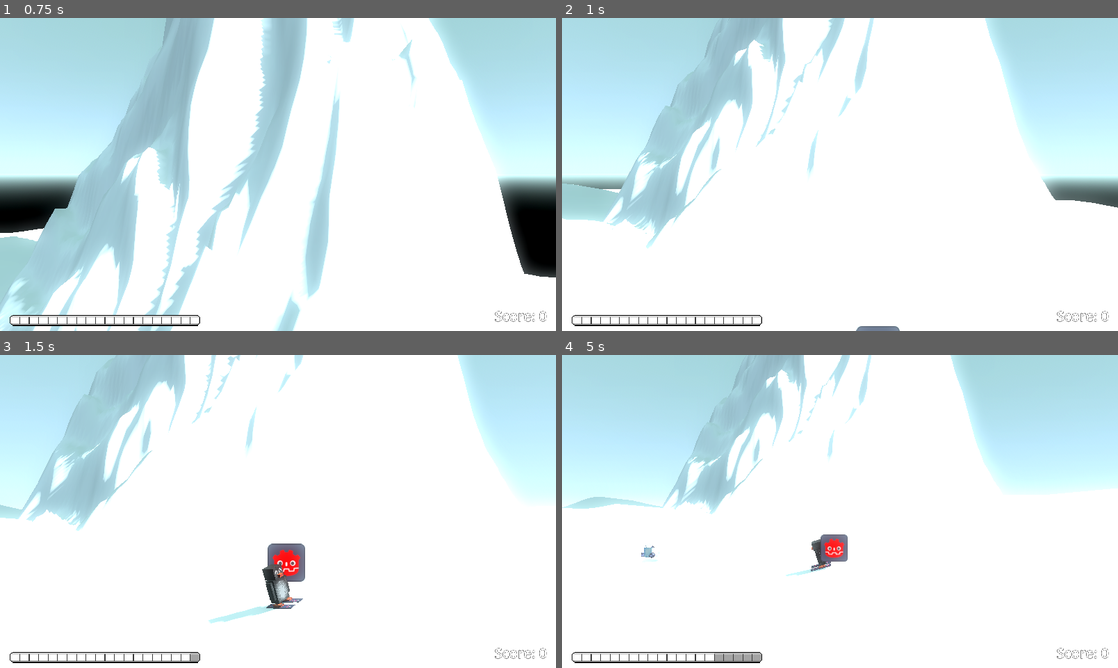
Above: before the commit, frames 1-4 (two rows, left to right).
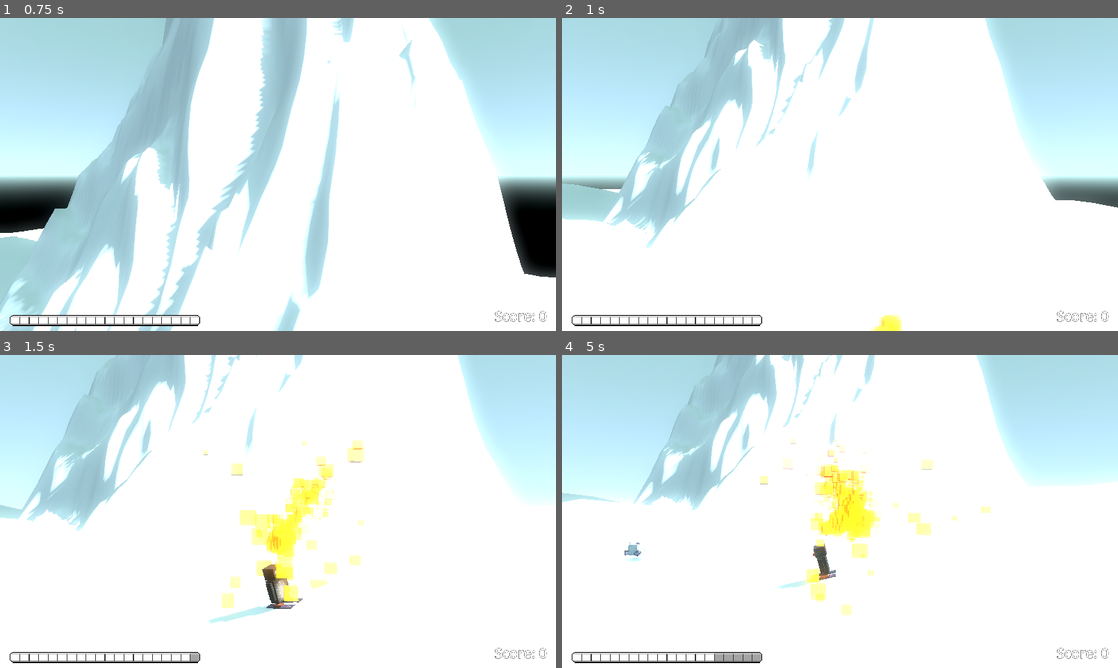
Above: after the commit, the same moments.

Repository: CodingBigTime/pencil-chisel-code-2023
Game: Godot game, scene res://scenes/ui/main_menu.tscn
The game is run twice, just before and just after one commit, with the same random seed, the same clock (stepped at 60 frames per second) and the same inputs. The engine's default icon, where the game draws it, is replaced by a stand-in: a white triangle on a blue panel in a dark square.
Inputs (mouse positions are in pixels of both pictures, inside the frame that each line leads up to):
- Up to frame 1 (0.75 s): click (66, 133) at 0.5 s
- Up to frame 2 (1 s): no input
- Up to frame 3 (1.5 s): hold D (right) from 1.28 s (still down); tap Space (boost) at 1.35 s
- Up to frame 4 (5 s): release D (right) at 2.03 s; hold A (left) 2.03-2.78 s; tap Space (boost) every 0.75 s from 2.1 to 4.35 s; hold D (right) 2.78-4.28 s; hold A (left) from 4.28 s (still down)

Frame 1 is identical in both runs. In frame 2, 0.3% of the frame differs, in the area x 52-62%, y 94-100%; in frame 3, 3.7%; in frame 4, 11%, in the area x 0-100%, y 0-84%.

Commit message:
Add enemy particles

Diff:
--- a/actors/enemy.tscn
+++ b/actors/enemy.tscn
@@ -1,17 +1,74 @@
-[gd_scene load_steps=4 format=3 uid="uid://dn1acga816cwk"]
+[gd_scene load_steps=10 format=3 uid="uid://bs874u23dhorv"]
 
 [ext_resource type="Script" path="res://actors/enemy.gd" id="1_cqyxv"]
-[ext_resource type="Texture2D" uid="uid://16ewb8qmwe12" path="res://actors/icon.svg" id="1_irwbw"]
 
-[sub_resource type="CapsuleShape3D" id="CapsuleShape3D_npats"]
+[sub_resource type="SphereShape3D" id="SphereShape3D_qrjm8"]
+radius = 0.4
+
+[sub_resource type="StandardMaterial3D" id="StandardMaterial3D_4jvg8"]
+transparency = 1
+vertex_color_use_as_albedo = true
+albedo_color = Color(2.5, 0.25, 0, 1)
+emission = Color(1, 0.0117647, 0.027451, 1)
+emission_energy_multiplier = 4.0
+
+[sub_resource type="ParticleProcessMaterial" id="ParticleProcessMaterial_xy2ev"]
+direction = Vector3(0, 2, 0)
+spread = 70.0
+gravity = Vector3(0, 5, 0)
+initial_velocity_min = -2.0
+initial_velocity_max = 2.0
+scale_min = 0.1
+scale_max = 2.0
+color = Color(1, 0, 0, 1)
+
+[sub_resource type="StandardMaterial3D" id="StandardMaterial3D_nbqr8"]
+transparency = 1
+albedo_color = Color(3.4, 0.615686, 0, 0.6)
+
+[sub_resource type="BoxMesh" id="BoxMesh_6o4fx"]
+material = SubResource("StandardMaterial3D_nbqr8")
+size = Vector3(0.2, 0.2, 0.2)
+
+[sub_resource type="ParticleProcessMaterial" id="ParticleProcessMaterial_7egev"]
+direction = Vector3(0, 1, 0)
+spread = 90.0
+gravity = Vector3(0, 0, 0)
+initial_velocity_min = -10.0
+initial_velocity_max = 10.0
+scale_min = 0.25
+
+[sub_resource type="StandardMaterial3D" id="StandardMaterial3D_k5pm4"]
+transparency = 1
+albedo_color = Color(2.4, 1.2, 0, 0.75)
+
+[sub_resource type="BoxMesh" id="BoxMesh_r600b"]
+material = SubResource("StandardMaterial3D_k5pm4")
+size = Vector3(0.5, 0.5, 0.5)
 
 [node name="Enemy" type="CharacterBody3D"]
 floor_constant_speed = true
 script = ExtResource("1_cqyxv")
 
-[node name="Sprite3D" type="Sprite3D" parent="."]
-billboard = 1
-texture = ExtResource("1_irwbw")
+[node name="CollisionShape3D" type="CollisionShape3D" parent="."]
+shape = SubResource("SphereShape3D_qrjm8")
 
-[node name="CollisionShape3D" type="CollisionShape3D" parent="."]
-shape = SubResource("CapsuleShape3D_npats")
+[node name="CSGBox3D" type="CSGSphere3D" parent="."]
+radius = 0.3
+radial_segments = 4
+rings = 2
+material = SubResource("StandardMaterial3D_4jvg8")
+
+[node name="GPUParticles3D" type="GPUParticles3D" parent="."]
+amount = 300
+explosiveness = 0.1
+randomness = 1.0
+process_material = SubResource("ParticleProcessMaterial_xy2ev")
+draw_pass_1 = SubResource("BoxMesh_6o4fx")
+
+[node name="GPUParticles3D2" type="GPUParticles3D" parent="."]
+amount = 50
+lifetime = 0.6
+randomness = 1.0
+process_material = SubResource("ParticleProcessMaterial_7egev")
+draw_pass_1 = SubResource("BoxMesh_r600b")
